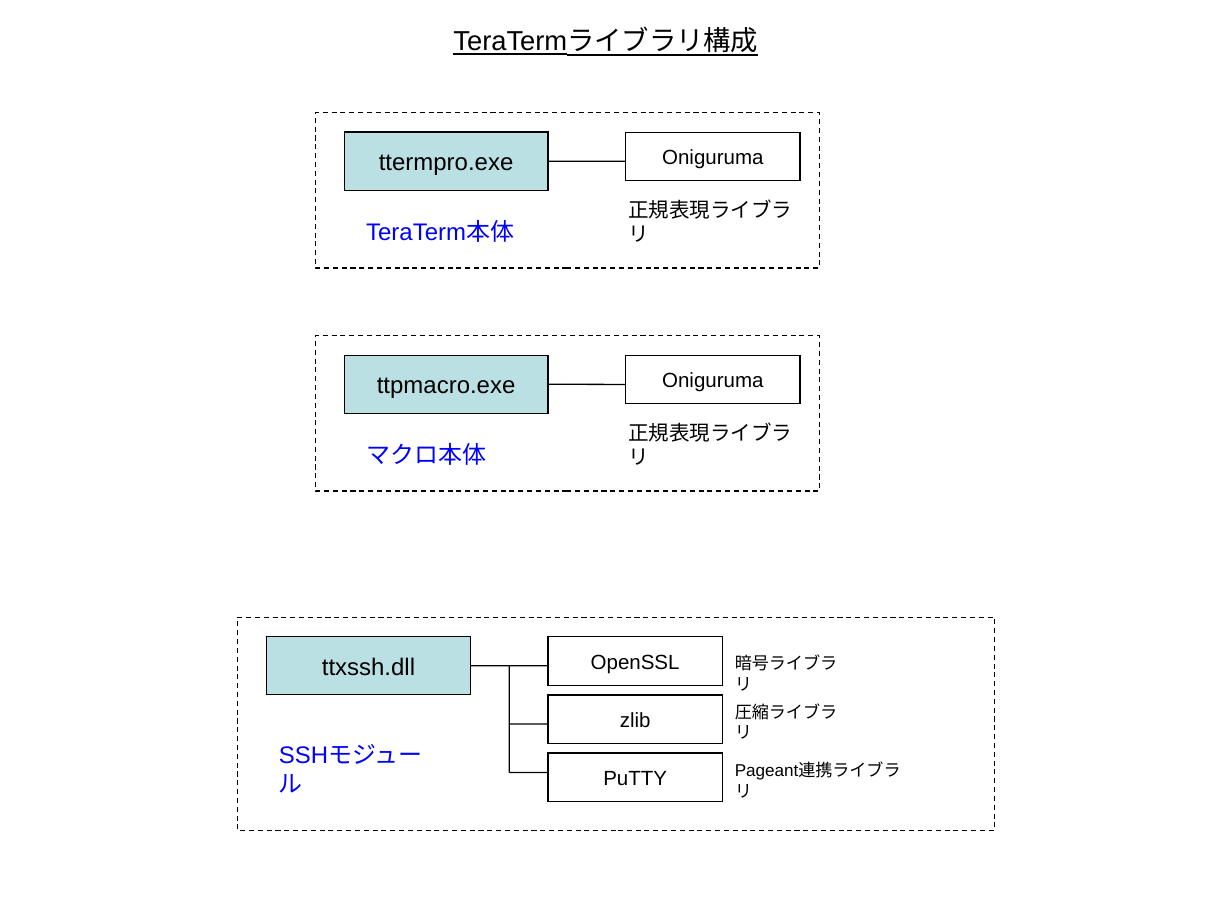
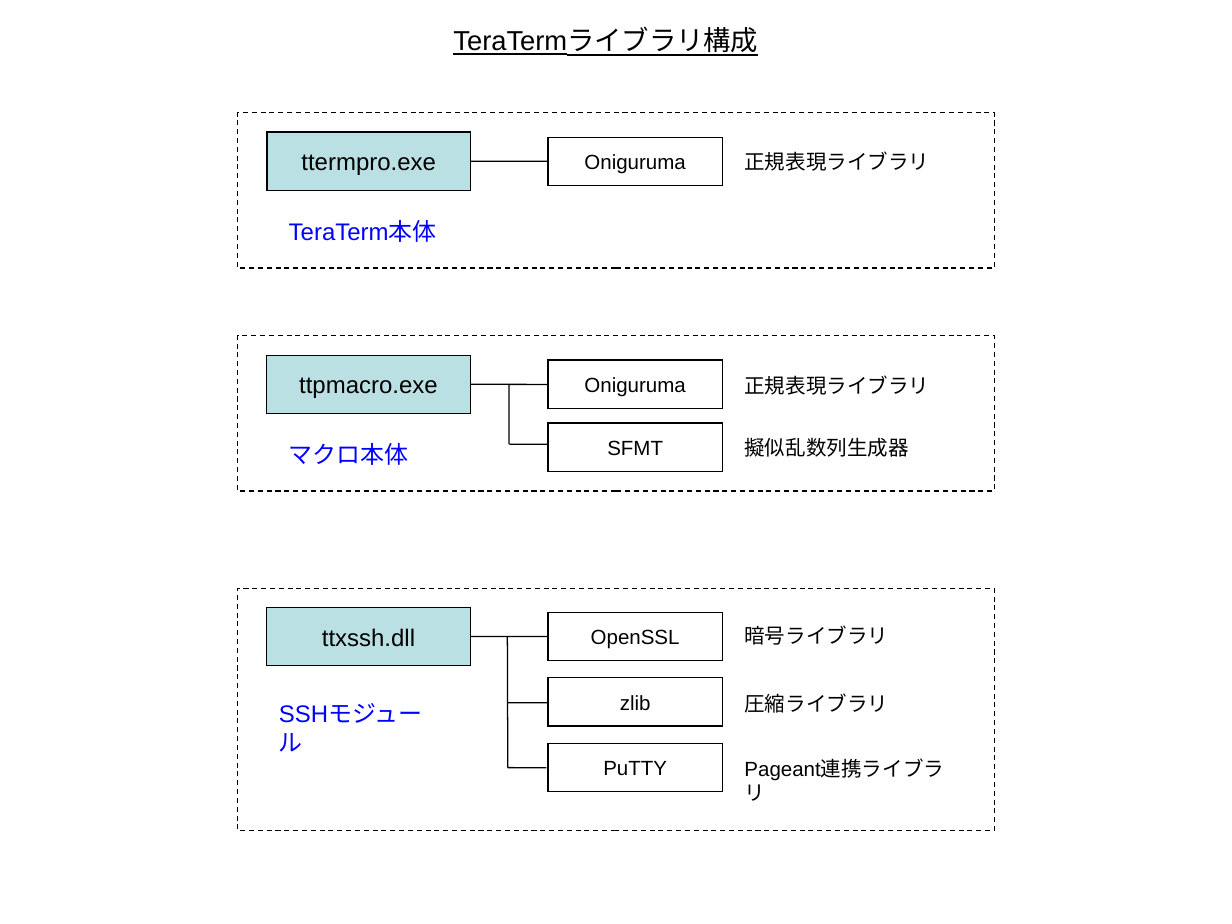
Before and after one commit to TeraTermProject/teraterm-mirror-gitsvn, a slide deck: slide 1 of doc/ja/html/reference/image/library_relation.ppt. Drawn at 1232x924 pixels with LibreOffice and Linux fonts; fonts in the diff are those of the drawing. Boxes give left, top, right and bottom in pixels: in the first picture for what was removed or moved away, otherwise in the second. Text is boxed around its words. In the diff, an @@ line names an element or a change of style, - is before the commit and + after.

Commit message:
ライブラリについての説明を修正
- SMFTについて追記
- 説明の主語を統一
- 説明内容を調整
- 画像サイズを統一

```diff
--- a/doc/ja/html/reference/image/library_relation.ppt
+++ b/doc/ja/html/reference/image/library_relation.ppt
@@ rectangle: place and size @@
-rectangle at (315,112,819,267)
+rectangle at (238,112,994,267)
@@ rectangle "Oniguruma": place and size @@
-rectangle "Oniguruma" at (626,132,801,180)
+rectangle "Oniguruma" at (548,137,723,185)
@@ text "正規表現ライブラリ" rewrapped from (628,199,792,242) to (744,151,929,171) @@
@@ line moved from (548, 161) - (626, 161) to (471, 161) - (548, 161) @@
@@ rectangle: place and size @@
-rectangle at (315,336,819,492)
+rectangle at (238,336,994,492)
@@ 2 rectangles, 2 texts: place and size @@
-2 rectangles, 2 texts at (345,132,548,465)
+2 rectangles, 2 texts at (266,132,471,465)
@@ line moved from (548, 384) - (626, 384) to (471, 384) - (548, 384) @@
@@ line added from (509, 384) to (509, 445), #000000 0.74 pt @@
@@ rectangle "Oniguruma": place and size @@
-rectangle "Oniguruma" at (626,355,801,403)
+rectangle "Oniguruma" at (548,360,723,408)
@@ text "正規表現ライブラリ" rewrapped from (628,422,792,465) to (744,375,929,395) @@
@@ line added from (509, 445) to (548, 445), #000000 0.74 pt @@
@@ rectangle added at (548,423,723,471), outline #000000 0.74 pt, 12 pt, text #000000 @@
+SFMT
@@ text added at (744,437,908,457), 12 pt, text #000000 @@
+擬似乱数列生成器
@@ rectangle: place and size @@
-rectangle at (238,617,994,830)
+rectangle at (238,588,994,830)
@@ rectangle "ttxssh.dll": place and size @@
-rectangle "ttxssh.dll" at (266,637,469,695)
+rectangle "ttxssh.dll" at (266,607,469,665)
@@ rectangle "OpenSSL": place and size @@
-rectangle "OpenSSL" at (548,637,723,685)
+rectangle "OpenSSL" at (548,612,723,660)
@@ size 10 to 12 pt; more space between paragraphs in 3 elements at (732,749,975,811), (744,693,888,713), (744,625,888,645) @@
@@ text "暗号ライブラリ": place and size @@
-text "暗号ライブラリ" at (735,654,837,691)
+text "暗号ライブラリ" at (744,625,888,645)
@@ line moved from (471, 665) - (548, 665) to (471, 637) - (548, 637) @@
@@ line moved from (509, 665) - (509, 772) to (508, 637) - (508, 768) @@
@@ rectangle "zlib": place and size @@
-rectangle "zlib" at (548,695,723,743)
+rectangle "zlib" at (548,678,723,726)
@@ text "圧縮ライブラリ": place and size @@
-text "圧縮ライブラリ" at (735,703,837,739)
+text "圧縮ライブラリ" at (744,693,888,713)
@@ text "SSHモジュール": place and size @@
-text "SSHモジュール" at (266,733,451,803)
+text "SSHモジュール" at (266,692,451,763)
@@ line moved from (509, 724) - (548, 724) to (508, 702) - (548, 702) @@
@@ rectangle "PuTTY": place and size @@
-rectangle "PuTTY" at (548,753,723,801)
+rectangle "PuTTY" at (548,743,723,791)
@@ text "Pageant連携ライブラリ": place and size @@
-text "Pageant連携ライブラリ" at (723,753,917,807)
+text "Pageant連携ライブラリ" at (732,749,975,811)
@@ line moved from (509, 772) - (548, 772) to (508, 768) - (546, 768) @@
```
Also in this commit, not shown: 6 other files.
